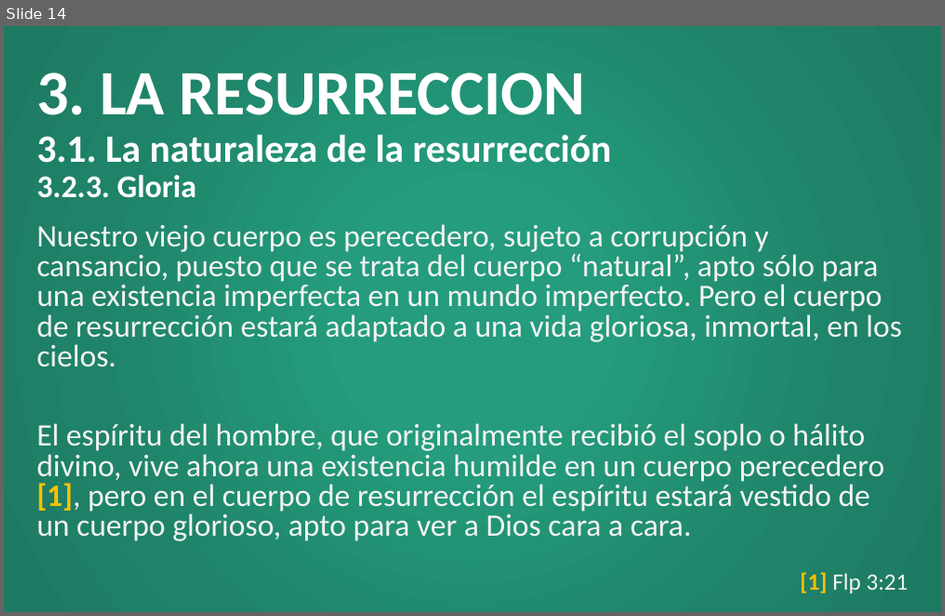
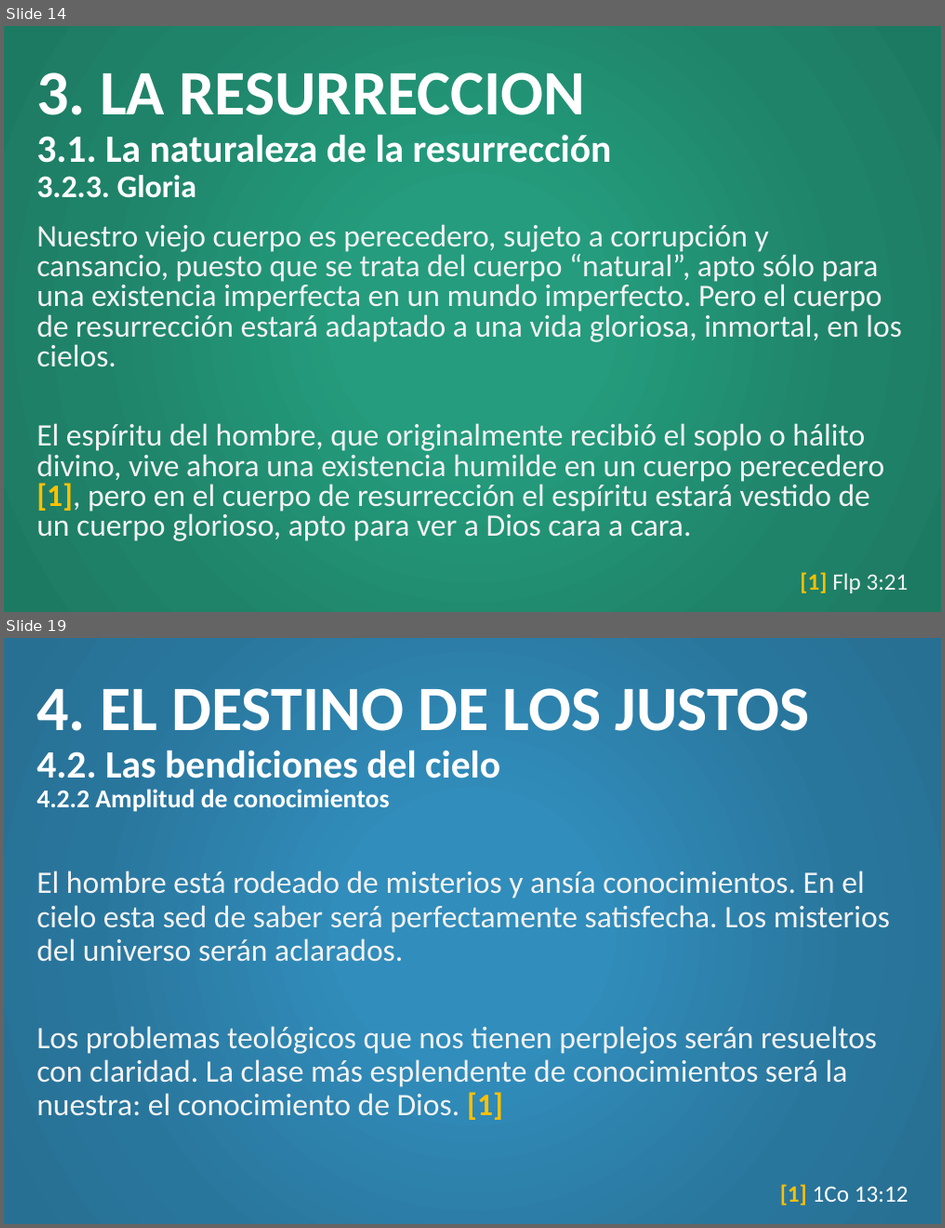
Before and after one commit to CreyTuning/documents, a slide deck: slideshow/Teologia Sistematica y Biblica - Myer Pearlman/Clases/10. Acontecimientos finales.pptx. Shown one above the other, each under a label of ours: slide 14 before the commit, slides 14 and 19 after it; the slides between them are not shown. The pictures are 945x616 and 945x1228 pixels, drawn with LibreOffice and Linux fonts; fonts in the diff are those of the drawing. Boxes give left, top, right and bottom in pixels: in the first picture for what was removed or moved away, otherwise in the second. Text is boxed around its words. In the diff, an @@ line names an element or a change of style, - is before the commit and + after.

```diff
--- a/slideshow/Teologia Sistematica y Biblica - Myer Pearlman/Clases/10. Acontecimientos finales.pptx
+++ b/slideshow/Teologia Sistematica y Biblica - Myer Pearlman/Clases/10. Acontecimientos finales.pptx
@@ slide 19 added at (x1=4, y1=638, x2=941, y2=1224), background gradient #318DBB to #29769D to #276F93 @@
@@ title added at (x1=37, y1=688, x2=809, y2=812), 19.8 pt, text #FFFFFF, bold @@
+4. EL DESTINO DE LOS JUSTOS
+4.2. Las bendiciones del cielo
+4.2.2 Amplitud de conocimientos
@@ text added at (x1=37, y1=870, x2=890, y2=1120), 24 pt, text #F2F2F2 @@
+El hombre está rodeado de misterios y ansía conocimientos. En el cielo esta sed de saber será perfectamente satisfecha. Los misterios del universo serán aclarados.
+Los problemas teológicos que nos tienen perplejos serán resueltos con claridad. La clase más esplendente de conocimientos será la nuestra: el conocimiento de Dios. [1]
@@ text added at (x1=781, y1=1184, x2=909, y2=1205), 18 pt, text #FFFFFF @@
+[1] 1Co 13:12
```
Also in this commit, not shown: 20 other slides added, 2 other files.
